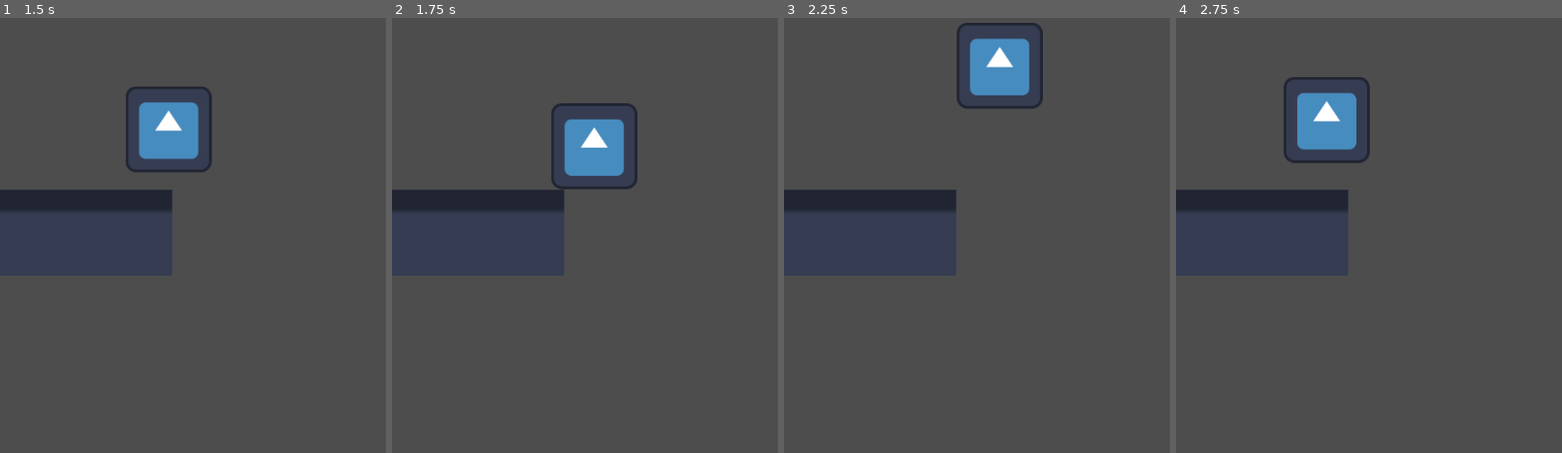
Above: before the commit, frames 1-4 (left to right).
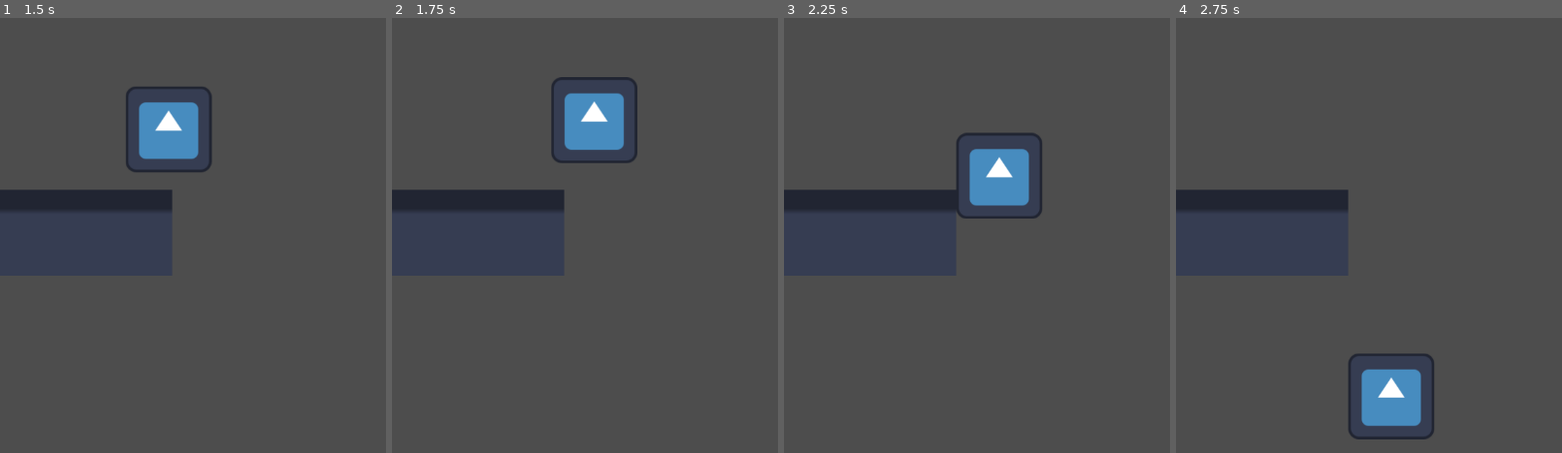
Above: after the commit, the same moments.

Repository: Beau1437/platformer
Game: Godot game, scene res://src/Game.tscn
Same seed, same stepped clock (60 frames per second), same inputs: the game is played once before the commit and once after it. The engine's default icon, where the game draws it, is replaced by a stand-in: a white triangle on a blue panel in a dark square.
Inputs:
- Up to frame 1 (1.5 s): hold Space (jump) 0.53-1.28 s; hold D (move_right) from 0.53 s (still down); tap Space (jump) at 1.35 s
- Up to frame 2 (1.75 s): keep holding D (move_right); tap Space (jump) at 1.52 s
- Up to frame 3 (2.25 s): tap Space (jump) at 1.82 s; release D (move_right) at 2.03 s; hold A (move_left) from 2.03 s (still down); hold Space (jump) from 2.03 s (still down)
- Up to frame 4 (2.75 s): keep holding A (move_left); keep holding Space (jump)

Frame 1 is identical in both runs. In frame 2, 2.7% of the frame differs, in the area x 41-64%, y 13-40%; in frame 3, 5.2%; in frame 4, 5.2%, in the area x 27-67%, y 13-97%.

Commit message:
jump fix and cleaner code

Diff:
--- a/src/player/states/fall.gd
+++ b/src/player/states/fall.gd
@@ -2,22 +2,22 @@
 
 @onready
 var walk_state: State = $"../Walk"
+@onready
+var jump_state: State = $"../Jump"
 
 func enter() -> void:
 	super()
 
 func process_input(event: InputEvent) -> State:
-	if Input.is_action_pressed("move_left"):
-		parent.velocity.x = -move_speed
-	elif Input.is_action_pressed("move_right"):
-		parent.velocity.x =  move_speed
-	else:
-		parent.velocity.x = 0
+	var movement = Input.get_axis("move_left", "move_right") * move_speed
+	parent.velocity.x = movement
 	return null
 
 func process_physics(delta: float) -> State:
 	parent.velocity.y += delta * gravity
 	parent.move_and_slide()
-	if (parent.is_on_floor()):
+	if parent.is_on_floor():
+		if Input.is_action_pressed("jump"):
+			return jump_state
 		return walk_state
 	return null
--- a/src/player/states/jump.gd
+++ b/src/player/states/jump.gd
@@ -5,22 +5,25 @@
 @onready
 var walk_state: State = $"../Walk"
 
+@export
+var jump_force = 500
+
 func enter() -> void:
 	super()
-	parent.velocity.y -= 500
+	parent.velocity.y -= jump_force
 
 func process_input(event: InputEvent) -> State:
-	if Input.is_action_pressed("move_left"):
-		parent.velocity.x = -move_speed
-	elif Input.is_action_pressed("move_right"):
-		parent.velocity.x =  move_speed
-	else:
-		parent.velocity.x = 0
+	if Input.is_action_just_released("jump"):
+		parent.velocity.y -= parent.velocity.y / 2
 	return null
 
 func process_physics(delta: float) -> State:
 	parent.velocity.y += delta * gravity
 	if (!parent.velocity.y < 0):
 		return fall_state
+
+	var movement = Input.get_axis("move_left", "move_right") * move_speed
+	parent.velocity.x = movement
+
 	parent.move_and_slide()
 	return null
--- a/src/player/states/walk.gd
+++ b/src/player/states/walk.gd
@@ -7,7 +7,6 @@
 
 func enter() -> void:
 	super()
-	process_input(null)
 
 func process_input(event: InputEvent) -> State:
 	if Input.is_action_pressed("move_left"):
